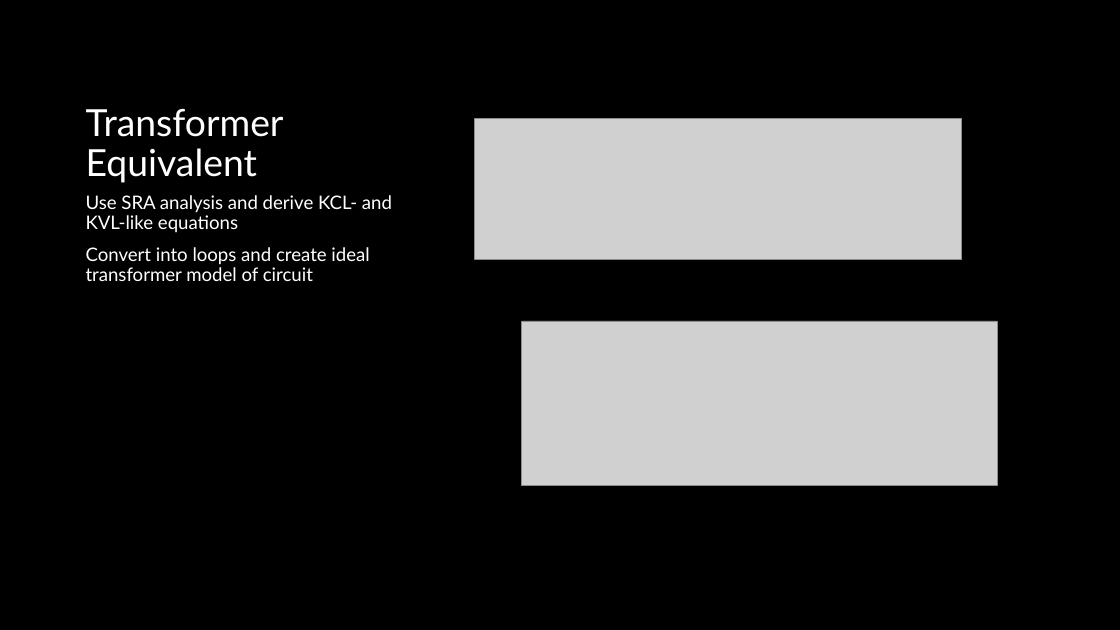
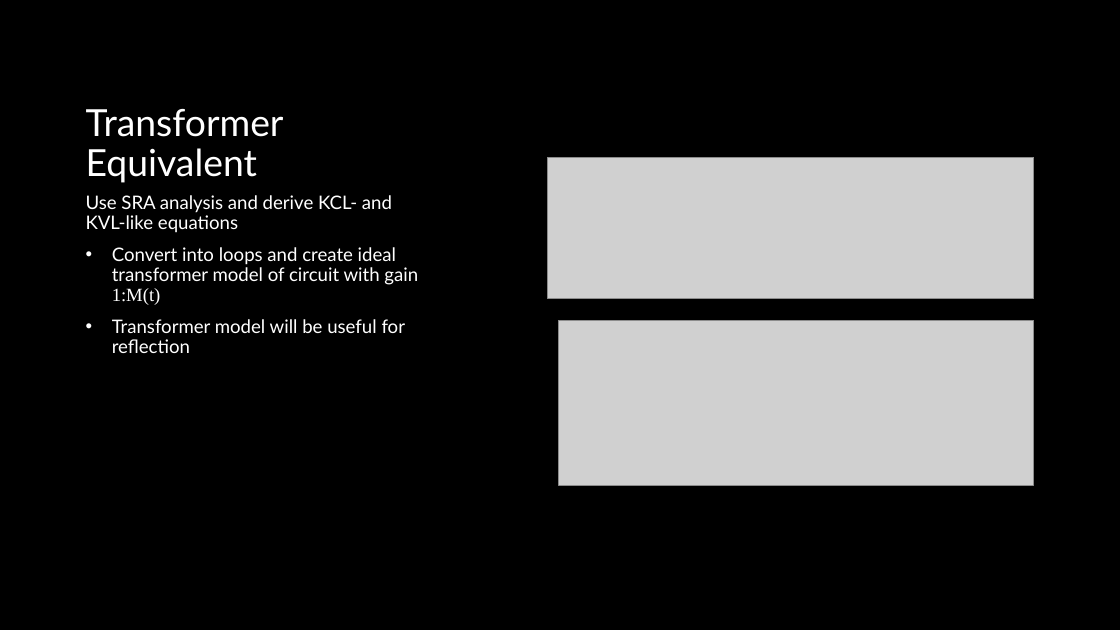
Before and after one commit to ut-ras/rm_electrical-supercap_v2, a slide deck: slide 4 of UT Robomasters – Supercap Power Stage Modeling.pptx. Drawn at 1120x630 pixels with LibreOffice and Linux fonts; fonts in the diff are those of the drawing; grey boxes stand for pictures. Boxes give left, top, right and bottom in pixels: in the first picture for what was removed or moved away, otherwise in the second. Text is boxed around its words. In the diff, an @@ line names an element or a change of style, - is before the commit and + after.

```diff
--- a/UT Robomasters – Supercap Power Stage Modeling.pptx
+++ b/UT Robomasters – Supercap Power Stage Modeling.pptx
@@ picture: place and size @@
-picture at box(475, 118, 962, 260)
+picture at box(547, 157, 1034, 298)
@@ text at box(112, 247, 418, 353): text changed @@
-Convert into loops and create ideal transformer model of circuit
+• Convert into loops and create ideal transformer model of circuit with gain 1:M(t)
+• Transformer model will be useful for reflection
@@ picture: place and size @@
-picture at box(522, 321, 997, 486)
+picture at box(559, 321, 1034, 486)
```
Also in this commit, not shown: 2 other slides changed, 1 slide added, 2 other files.
